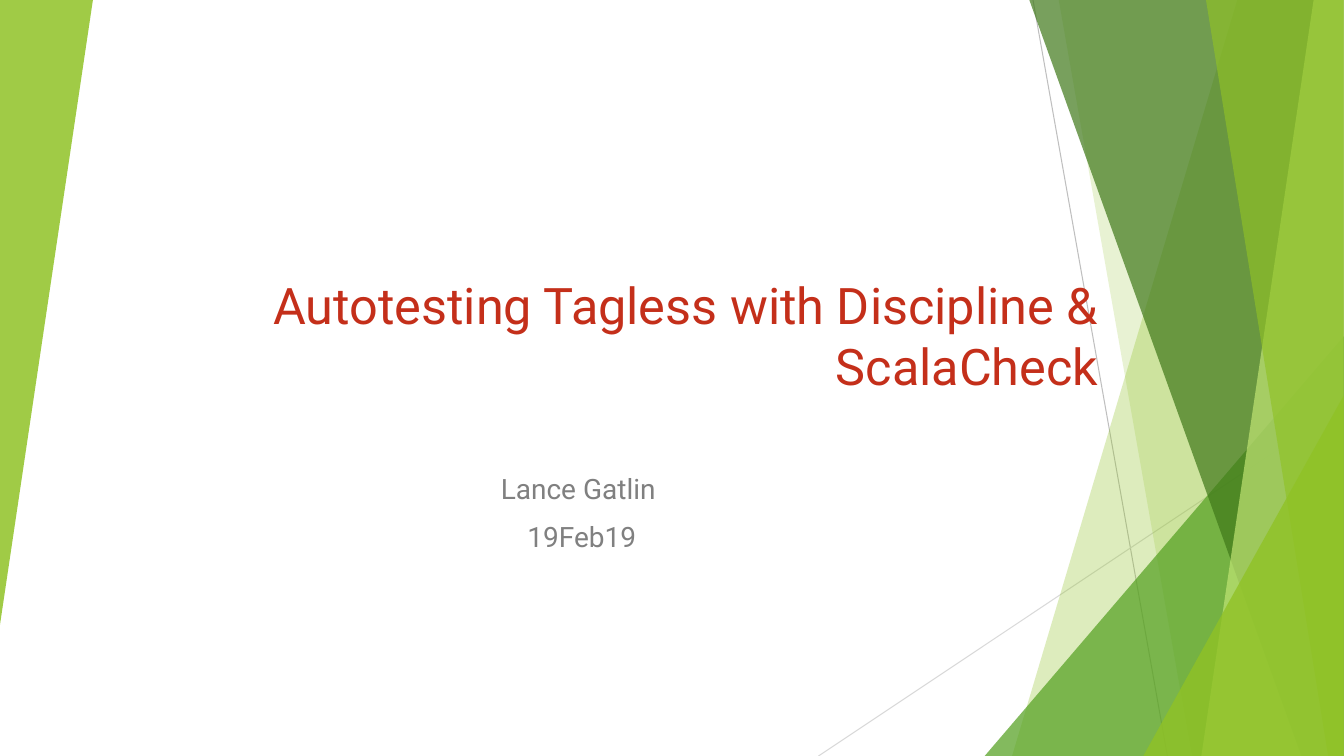
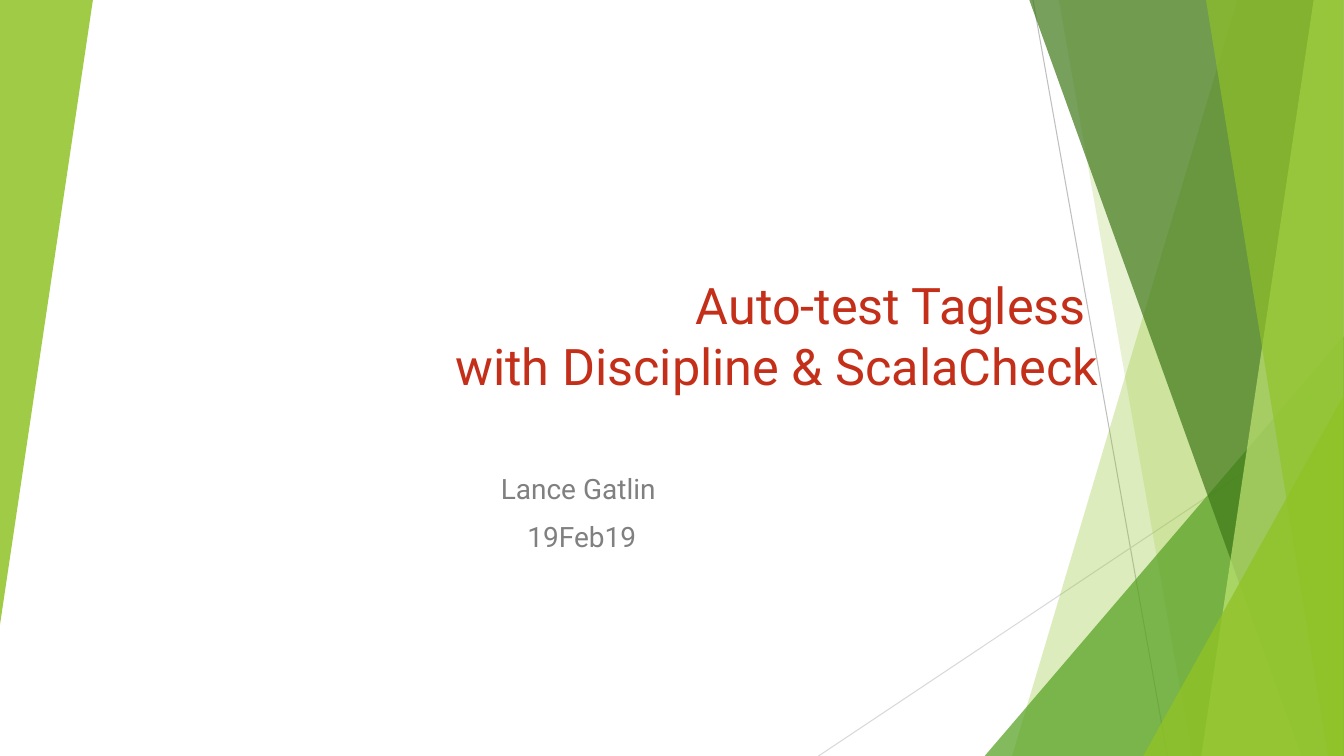
Before and after one commit to lancegatlin/tagless-final-autotest-talk-19feb19, a slide deck: slide 1 of tagless-final-autotest-19Feb19.pptx. Drawn at 1344x756 pixels with LibreOffice and Linux fonts; fonts in the diff are those of the drawing. Boxes give left, top, right and bottom in pixels: in the first picture for what was removed or moved away, otherwise in the second. Text is boxed around its words. In the diff, an @@ line names an element or a change of style, - is before the commit and + after.

```diff
--- a/tagless-final-autotest-19Feb19.pptx
+++ b/tagless-final-autotest-19Feb19.pptx
@@ title at <box>455,278,1098,396</box>: text changed @@
-Autotesting Tagless with Discipline & ScalaCheck
+Auto-test Tagless
+with Discipline & ScalaCheck
```
Also in this commit, not shown: 3 other slides changed, 14 slides added, 2 slides removed.
